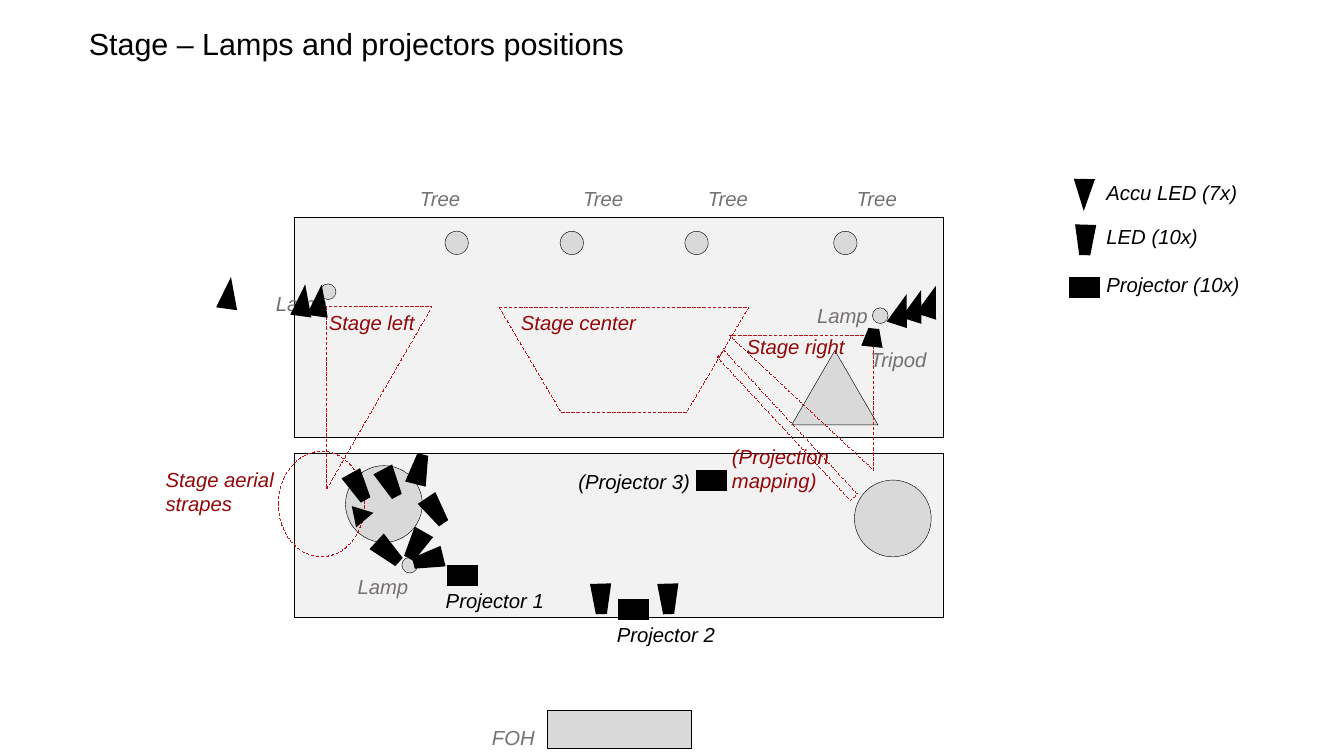
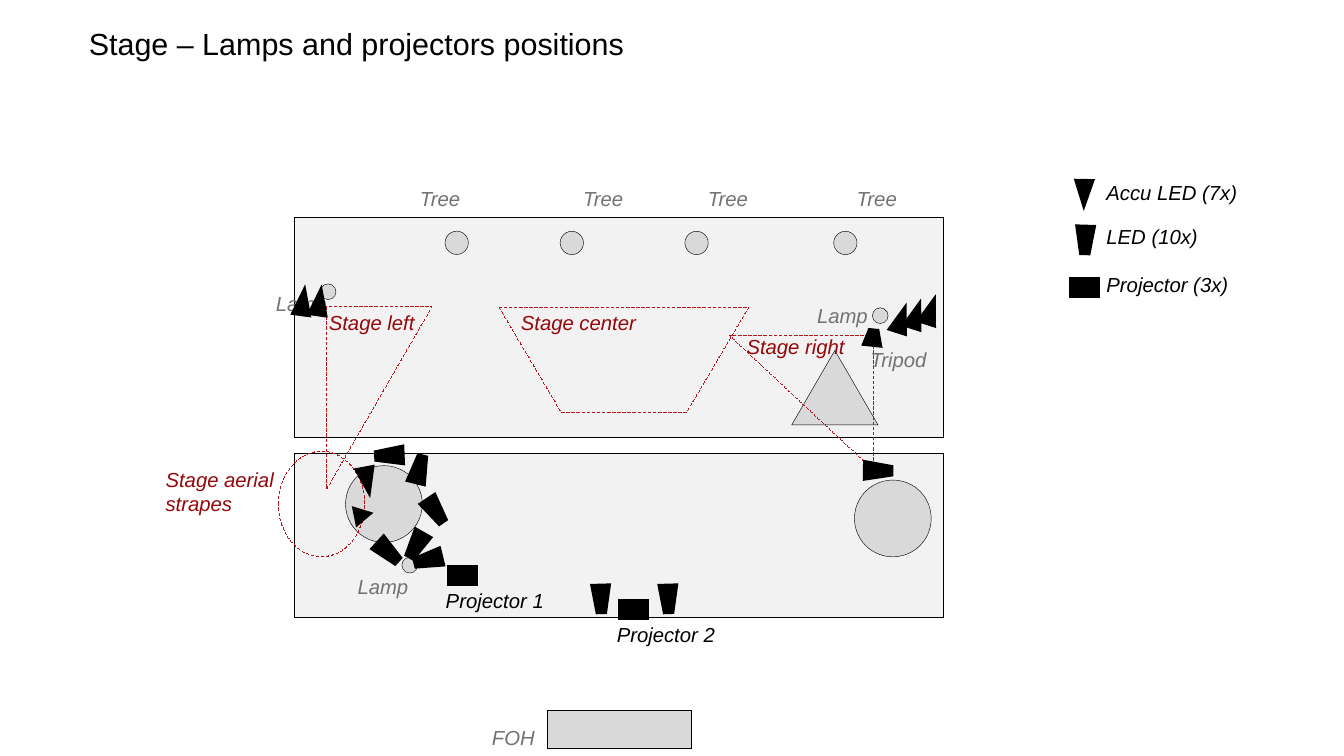
Before and after one commit to yyy-berlin/youth-exchange-2019, a slide deck: slide 4 of 10_planning-stage.odp. Drawn at 1344x756 pixels with LibreOffice and Linux fonts; fonts in the diff are those of the drawing. Boxes give left, top, right and bottom in pixels: in the first picture for what was removed or moved away, otherwise in the second. Text is boxed around its words. In the diff, an @@ line names an element or a change of style, - is before the commit and + after.

```diff
--- a/10_planning-stage.odp
+++ b/10_planning-stage.odp
@@ freeform shape removed at <box>218,278,240,308</box> @@
@@ freeform shape: place and size @@
-freeform shape at <box>904,291,930,323</box>
+freeform shape at <box>904,298,930,330</box>
@@ freeform shape: place and size @@
-freeform shape at <box>918,286,944,318</box>
+freeform shape at <box>918,294,944,327</box>
@@ text at <box>1106,277,1228,297</box>: text changed @@
-Projector (10x)
+Projector (3x)
@@ freeform shape: place and size @@
-freeform shape at <box>889,294,915,327</box>
+freeform shape at <box>889,303,915,335</box>
@@ rectangle removed at <box>717,350,858,501</box> @@
@@ freeform shape at <box>375,446,405,466</box>: rotation 332 to 87 degrees; outline redrawn @@
@@ text removed at <box>732,448,829,493</box> @@
-(Projection mapping)
@@ freeform shape at <box>355,466,378,497</box>: rotation 330 to 169 degrees; outline redrawn @@
@@ text removed at <box>578,474,690,494</box> @@
-(Projector 3)
@@ rectangle removed at <box>698,471,727,490</box> @@
@@ freeform shape added at <box>863,461,893,481</box>, fill #000000, outline #000000 0.99 pt @@
```
Also in this commit, not shown: 5 other slides changed, 3 slides added, 1 other file.
